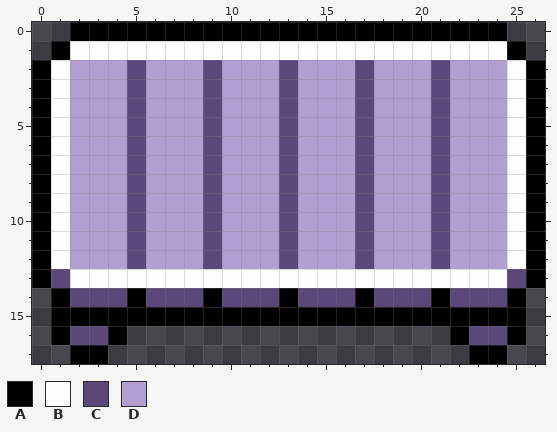
File history of a pixel-art sprite, assets/sprites/desk.png. The first picture shows the starting point.
The file is 27x18 pixels.
Palette (. is transparent): A #000000  B #fefeff  C #5a487b  D #b19fd2
Pixels before, first column x 0:
 0 ..AAAAAAAAAAAAAAAAAAAAAAA..
 1 .ABBBBBBBBBBBBBBBBBBBBBBBA.
 2 ABDDDCDDDCDDDCDDDCDDDCDDDBA
 3 ABDDDCDDDCDDDCDDDCDDDCDDDBA
 4 ABDDDCDDDCDDDCDDDCDDDCDDDBA
 5 ABDDDCDDDCDDDCDDDCDDDCDDDBA
 6 ABDDDCDDDCDDDCDDDCDDDCDDDBA
 7 ABDDDCDDDCDDDCDDDCDDDCDDDBA
 8 ABDDDCDDDCDDDCDDDCDDDCDDDBA
 9 ABDDDCDDDCDDDCDDDCDDDCDDDBA
10 ABDDDCDDDCDDDCDDDCDDDCDDDBA
11 ABDDDCDDDCDDDCDDDCDDDCDDDBA
12 ABDDDCDDDCDDDCDDDCDDDCDDDBA
13 ACBBBBBBBBBBBBBBBBBBBBBBBCA
14 .ACCCACCCACCCACCCACCCACCCA.
15 .AAAAAAAAAAAAAAAAAAAAAAAAA.
16 .ACCA.................ACCA.
17 ..AA...................AA..
New version:
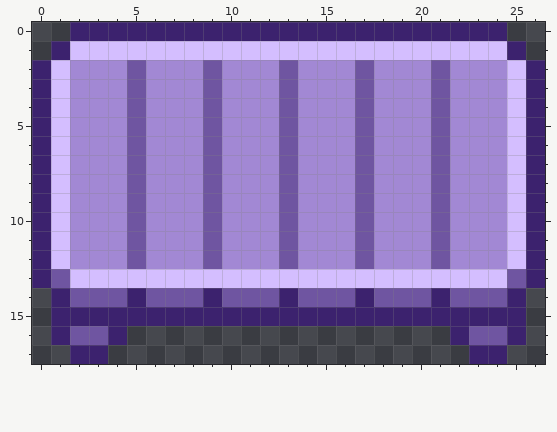
Changes in this commit:
colour A: #000000 -> #3c226e
colour B: #fefeff -> #d4beff
colour C: #5a487b -> #6f55a1
colour D: #b19fd2 -> #a288d4
